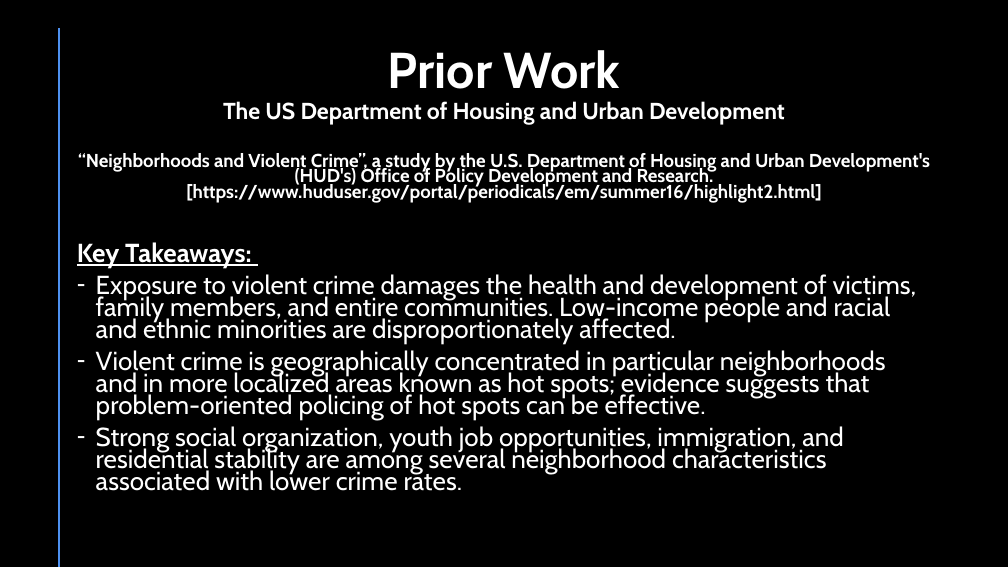
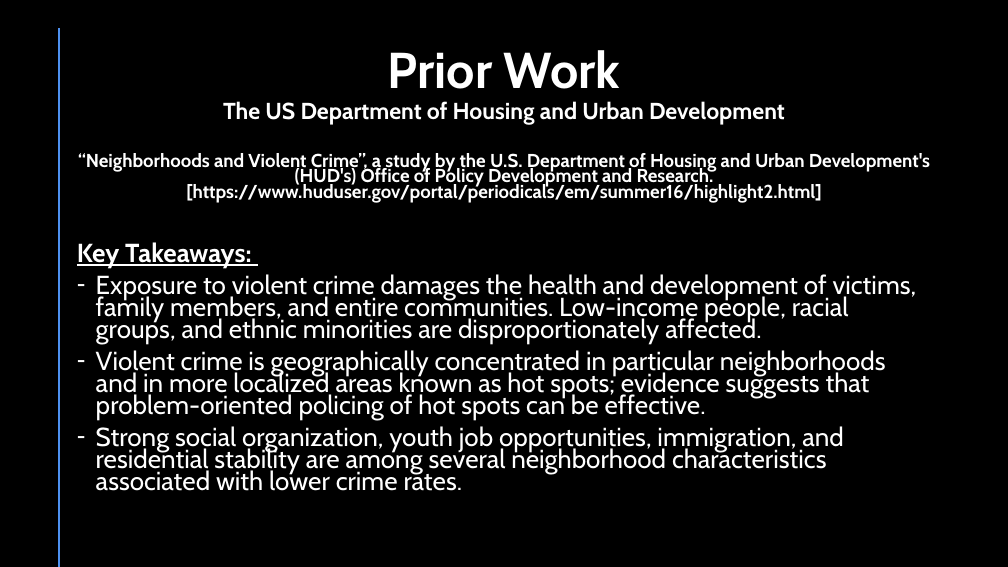
Before and after one commit to nbharwani11/CS4502_Final_Project, a slide deck: slide 4 of 01_CrimeAndHealthInTheMileHighCity_Part1.pptx. Drawn at 1008x567 pixels with LibreOffice and Linux fonts; fonts in the diff are those of the drawing. Boxes give left, top, right and bottom in pixels: in the first picture for what was removed or moved away, otherwise in the second. Text is boxed around its words. In the diff, an @@ line names an element or a change of style, - is before the commit and + after.

```diff
--- a/01_CrimeAndHealthInTheMileHighCity_Part1.pptx
+++ b/01_CrimeAndHealthInTheMileHighCity_Part1.pptx
@@ text at (96,274,917,344): text changed @@
-– Exposure to violent crime damages the health and development of victims, family members, and entire communities. Low-income people and racial and ethnic minorities are disproportionately affected.
+– Exposure to violent crime damages the health and development of victims, family members, and entire communities. Low-income people, racial groups, and ethnic minorities are disproportionately affected.
```
Also in this commit, not shown: 5 other slides changed.
